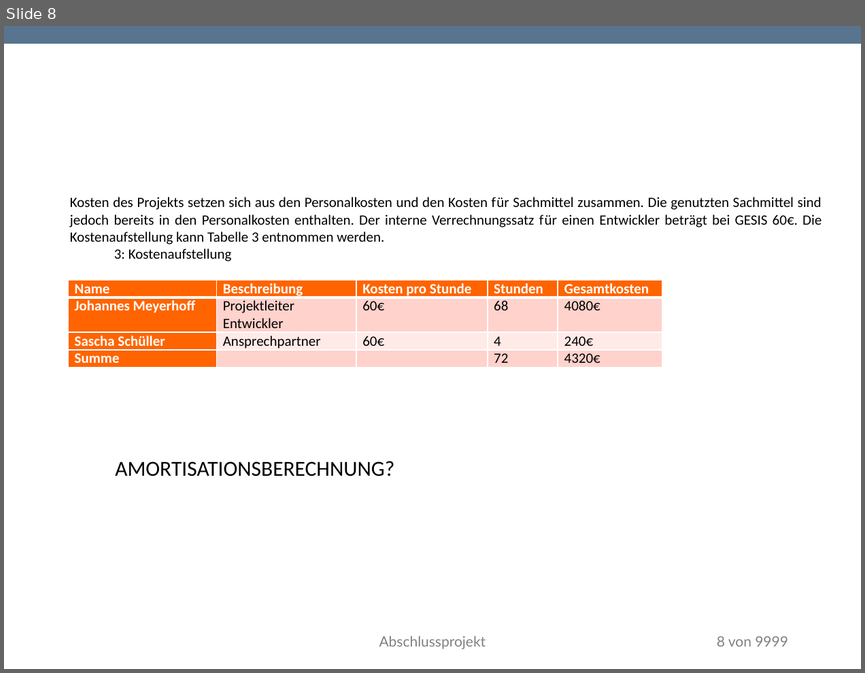
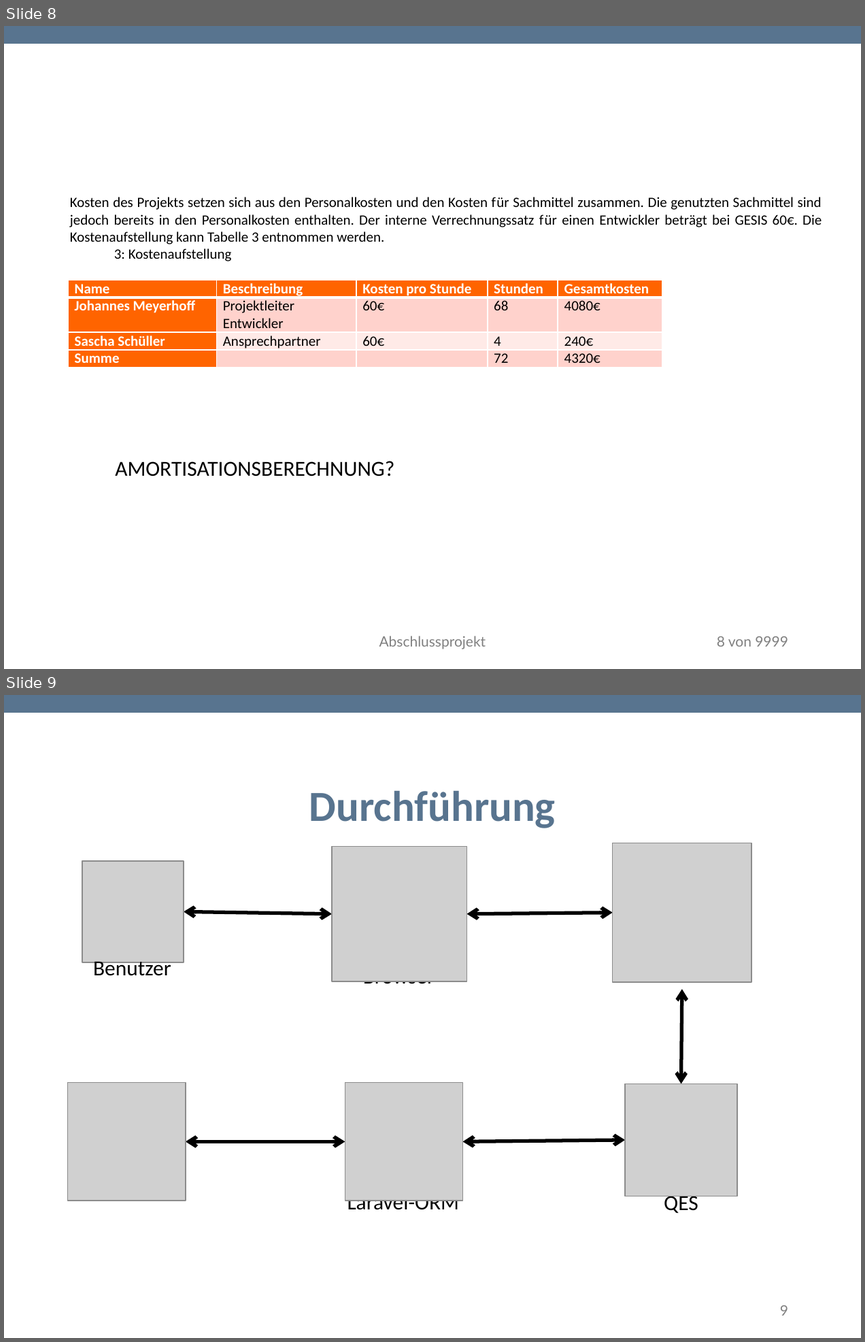
Before and after one commit to TwoHorus/dbExelExportLaravel, a slide deck: DOC/Fachgespraech.pptx. Shown one above the other, each under a label of ours: slide 8 before the commit, slides 8 and 9 after it. The pictures are 865x673 and 865x1342 pixels, drawn with LibreOffice and Linux fonts; fonts in the diff are those of the drawing; grey boxes stand for pictures; background and template pictures are left out. Boxes give left, top, right and bottom in pixels: in the first picture for what was removed or moved away, otherwise in the second. Text is boxed around its words. In the diff, an @@ line names an element or a change of style, - is before the commit and + after.

```diff
--- a/DOC/Fachgespraech.pptx
+++ b/DOC/Fachgespraech.pptx
@@ slide 9 added at [4,695,861,1338], background #FFFFFF; not listed: 1 template element that a slide beside it also shows @@
@@ title added at [309,791,555,828], 36 pt, text #58748F, bold @@
+Durchführung
@@ picture added at [332,847,468,982] @@
@@ picture added at [613,843,751,982] @@
@@ picture added at [82,861,183,962] @@
@@ double arrow added from (184, 912) to (332, 913), #000000 3 pt @@
@@ double arrow added from (466, 913) to (613, 913), #000000 3 pt @@
@@ text added at [93,957,171,976], 18 pt, text #000000 @@
+Benutzer
@@ text added at [363,981,434,989], 18 pt, text #000000 @@
+Browser
@@ text added at [647,981,717,985], 18 pt, text #000000 @@
+Intranet
@@ double arrow added from (681, 1084) to (682, 989), #000000 3 pt @@
@@ picture added at [67,1083,185,1200] @@
@@ picture added at [345,1083,462,1200] @@
@@ picture added at [626,1084,738,1196] @@
@@ double arrow added from (186, 1141) to (345, 1141), #000000 3 pt @@
@@ double arrow added from (462, 1141) to (626, 1140), #000000 3 pt @@
@@ text added at [79,1200,173,1204], 18 pt, text #000000 @@
+Datenbank
@@ text added at [347,1200,459,1215], 18 pt, text #000000 @@
+Laravel-ORM
@@ text added at [664,1195,698,1212], 18 pt, text #000000 @@
+QES
@@ page number added at [780,1305,788,1315], 12 pt, text #808080 @@
+9
```
Also in this commit, not shown: 4 slides changed, 6 other slides added, 1 slide removed.
